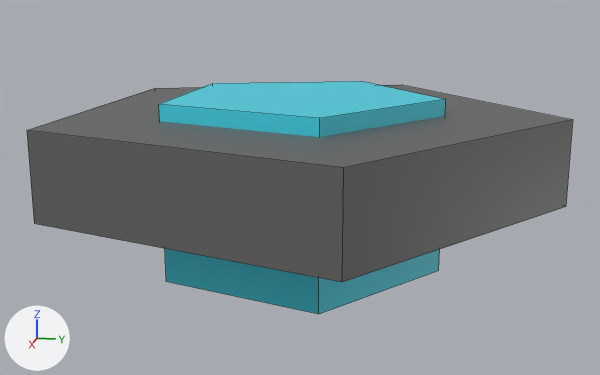
Before and after pictures for a commit that changed the Blender file GI GameJam 2019 copy/Assets/Models/button.blend.
The view is the same before and after, from a 50 mm lens placed at (5.66, 1.13, 1.29), pointed at (0.06, 0.01, -0.11). Arrows for +X, +Y and +Z are at lower left; the lights stay in place. Mesh edges are drawn as thin lines.
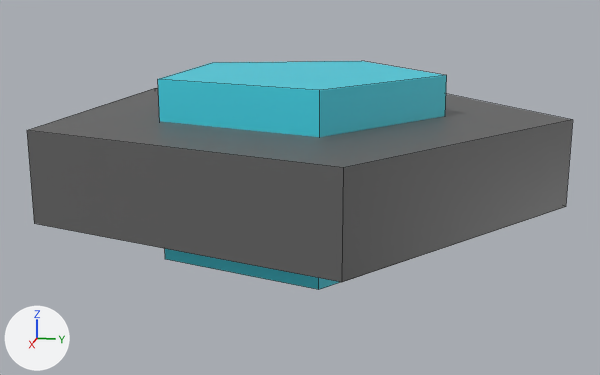
Where the change shows, as pixel boxes (x1, y1, x2, y2) in the pictures (600 x 375 px):
```json
{"object": "Cylinder", "change": "moved", "before": [159, 81, 446, 314], "after": [158, 61, 447, 290]}
```

Scene script edits in JSON lines:
```json
{"op": "set", "path": "ob_cylinder.location", "old": "(0.0, 0.0, -0.073)", "new": "(0.0, 0.0, 0.088)"}
```
